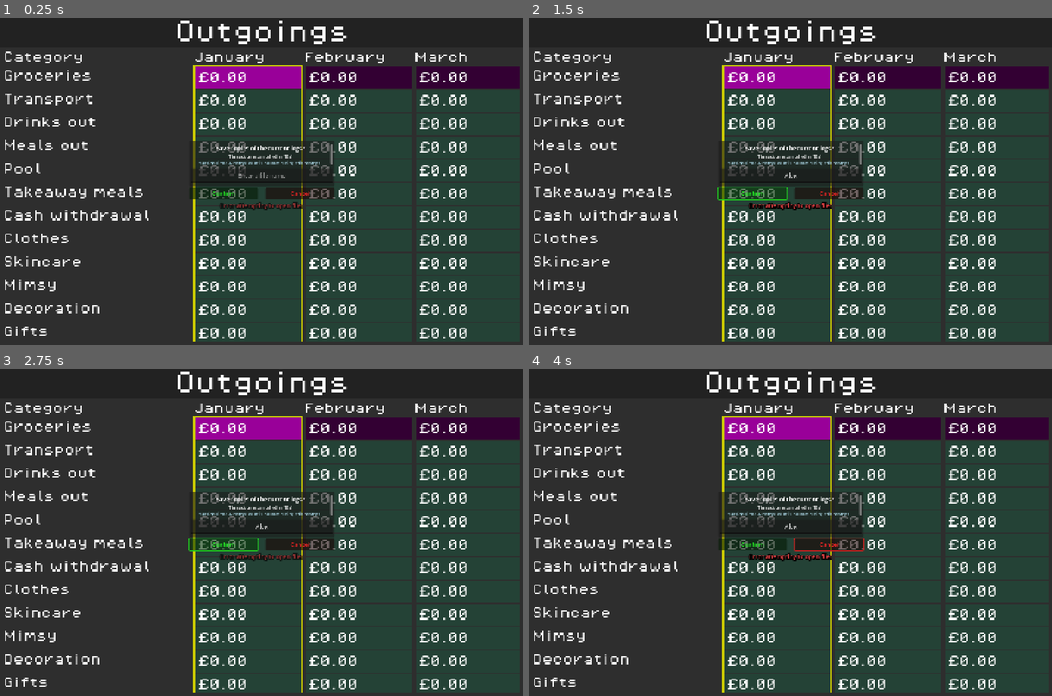
Above: before the commit, frames 1-4 (two rows, left to right).
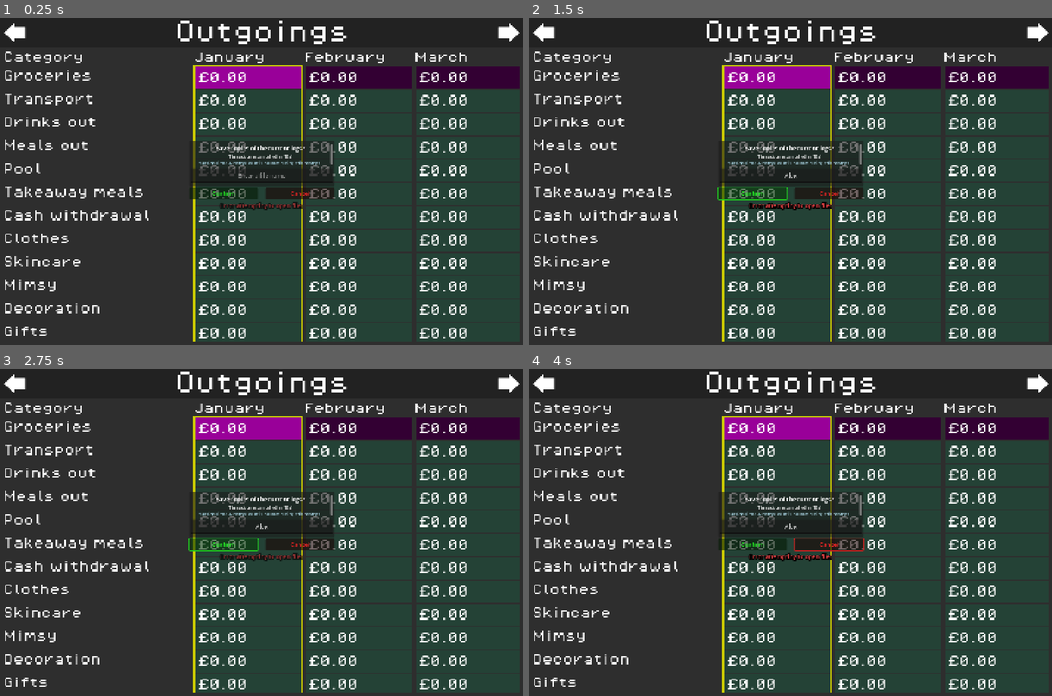
Above: after the commit, the same moments.

Repository: phrasmotica/budget-visualiser
Game: Godot game, scene res://scenes/ui/spreadsheet_ui/spreadsheet_ui.tscn
The game is run twice, just before and just after one commit, with the same random seed, the same clock (stepped at 60 frames per second) and the same inputs.
Inputs (mouse positions are in pixels of both pictures, inside the frame that each line leads up to):
- Up to frame 1 (0.25 s): no input
- Up to frame 2 (1.5 s): click (790, 174) at 0.52 s; type "Alex" at 0.6 s; click "Confirm" at 1.25 s
- Up to frame 3 (2.75 s): click "Confirm" at 2 s
- Up to frame 4 (4 s): click "Cancel" at 2.75 s; move the mouse to (905, 516) at 3.52 s; hold Right (ui_right) from 3.53 s (still down); tap Shift (bulk_modifier) at 3.6 s; click (905, 516) at 3.67 s

The runs differ from the first frame. In frame 1, 0.3% of the frame differs, in the area x 0-100%, y 1-8%; in frame 2, 0.3%; in frame 3, 0.3%; in frame 4, 0.3%.
Error in both runs: Trying to assign value of type 'Nil' to a variable of type 'String'. (res://addons/GoLogger/Log.gd:72)

Commit message:
Add optional start/end icons to HeaderPanel

Diff:
--- a/project.godot
+++ b/project.godot
@@ -96,6 +96,10 @@
 "events": [Object(InputEventKey,"resource_local_to_scene":false,"resource_name":"","device":-1,"window_id":0,"command_o …(189 unchanged characters)…
 ]
 }
+ctrl_modifier={
+"deadzone": 0.2,
+"events": []
+}
 
 [rendering]
 
--- a/scenes/ui/header_panel/header_panel.gd
+++ b/scenes/ui/header_panel/header_panel.gd
@@ -9,8 +9,23 @@
 
 		_refresh()
 
+# TODO: only show the icons when the Ctrl/Cmd key is held down. Create a new
+# autoload for handling modifier input on a per-OS basis...
+@export
+var show_icons := false:
+	set(value):
+		show_icons = value
+
+		_refresh()
+
 @onready
 var label: Label = %Label
+
+@onready
+var left_icon: TextureRect = %LeftIcon
+
+@onready
+var right_icon: TextureRect = %RightIcon
 
 func _ready() -> void:
 	_refresh()
@@ -18,3 +33,9 @@
 func _refresh() -> void:
 	if label:
 		label.text = text
+
+	if left_icon:
+		left_icon.visible = show_icons
+
+	if right_icon:
+		right_icon.visible = show_icons
--- a/scenes/ui/header_panel/header_panel.tscn
+++ b/scenes/ui/header_panel/header_panel.tscn
@@ -1,7 +1,8 @@
-[gd_scene load_steps=4 format=3 uid="uid://dwbl2v27fp5gd"]
+[gd_scene load_steps=5 format=3 uid="uid://dwbl2v27fp5gd"]
 
 [ext_resource type="Theme" uid="uid://c1ktlawkckrai" path="res://themes/theme_pixel.tres" id="1_78sy2"]
 [ext_resource type="Script" uid="uid://deylswhhhbcve" path="res://scenes/ui/header_panel/header_panel.gd" id="2_xaukj"]
+[ext_resource type="Texture2D" uid="uid://cjhmjdchuv2jg" path="res://assets/sprites/plain-arrow.png" id="3_8vd2i"]
 
 [sub_resource type="LabelSettings" id="LabelSettings_abri7"]
 font_size = 64
@@ -12,20 +13,48 @@
 theme = ExtResource("1_78sy2")
 script = ExtResource("2_xaukj")
 text = "<text>"
+show_icons = null
 
 [node name="MarginContainer" type="MarginContainer" parent="."]
 layout_mode = 2
+theme_override_constants/margin_left = 8
 theme_override_constants/margin_top = 8
+theme_override_constants/margin_right = 8
 theme_override_constants/margin_bottom = 8
 
-[node name="VBoxContainer" type="VBoxContainer" parent="MarginContainer"]
+[node name="HBoxContainer" type="HBoxContainer" parent="MarginContainer"]
 layout_mode = 2
+
+[node name="LeftIconContainer" type="CenterContainer" parent="MarginContainer/HBoxContainer"]
+custom_minimum_size = Vector2(64, 64)
+layout_mode = 2
+
+[node name="LeftIcon" type="TextureRect" parent="MarginContainer/HBoxContainer/LeftIconContainer"]
+unique_name_in_owner = true
+layout_mode = 2
+size_flags_vertical = 4
+texture = ExtResource("3_8vd2i")
+
+[node name="VBoxContainer" type="VBoxContainer" parent="MarginContainer/HBoxContainer"]
+layout_mode = 2
+size_flags_horizontal = 3
 theme_override_constants/separation = 0
 
-[node name="Label" type="Label" parent="MarginContainer/VBoxContainer"]
+[node name="Label" type="Label" parent="MarginContainer/HBoxContainer/VBoxContainer"]
 unique_name_in_owner = true
 layout_mode = 2
 text = "<text>"
 label_settings = SubResource("LabelSettings_abri7")
 horizontal_alignment = 1
 vertical_alignment = 1
+
+[node name="RightIconContainer" type="CenterContainer" parent="MarginContainer/HBoxContainer"]
+custom_minimum_size = Vector2(64, 64)
+layout_mode = 2
+
+[node name="RightIcon" type="TextureRect" parent="MarginContainer/HBoxContainer/RightIconContainer"]
+unique_name_in_owner = true
+layout_mode = 2
+size_flags_vertical = 4
+texture = ExtResource("3_8vd2i")
+flip_h = true
--- a/scenes/ui/spreadsheet_ui/spreadsheet_ui.tscn
+++ b/scenes/ui/spreadsheet_ui/spreadsheet_ui.tscn
@@ -22,6 +22,7 @@
 unique_name_in_owner = true
 layout_mode = 2
 text = "Outgoings"
+show_icons = true
 
 [node name="YearGrid" parent="VBoxContainer" instance=ExtResource("2_wovv7")]
 unique_name_in_owner = true
Binary file added: assets/sprites/plain-arrow.png
Not shown, added: assets/sprites/plain-arrow.png.import
